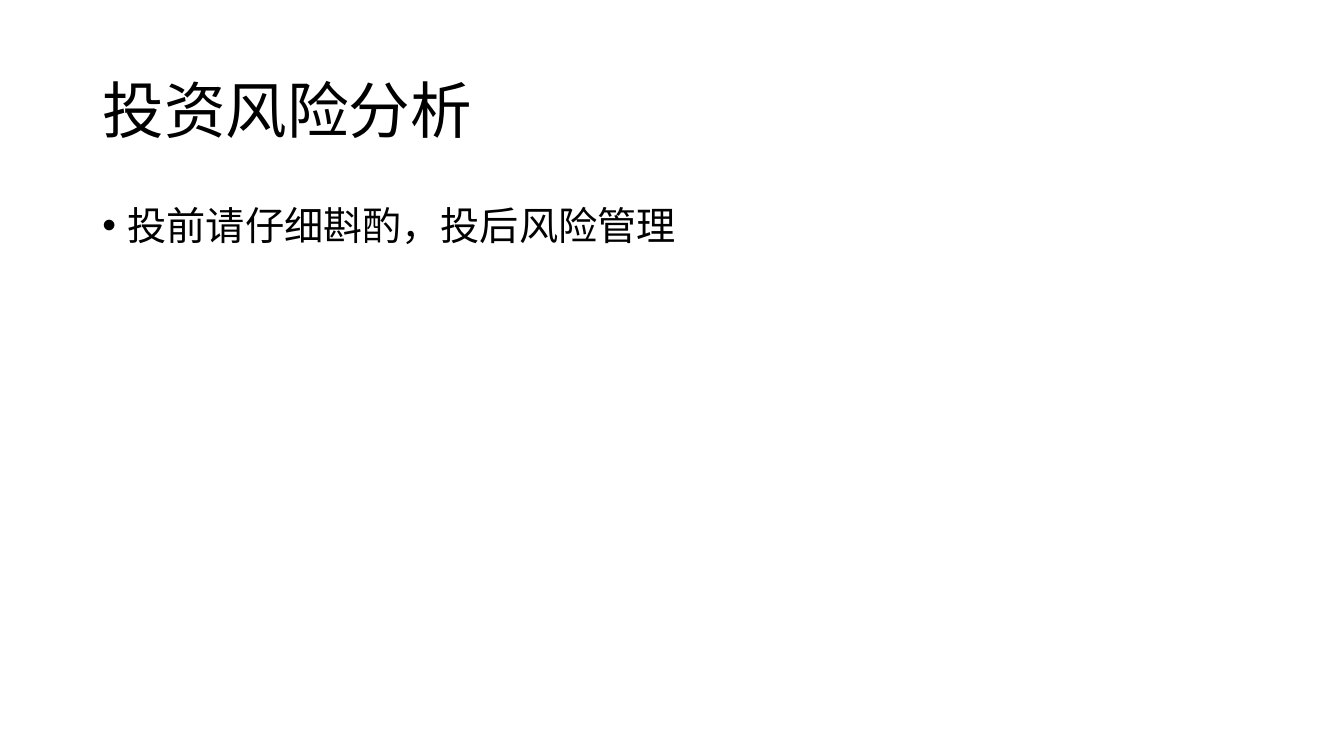
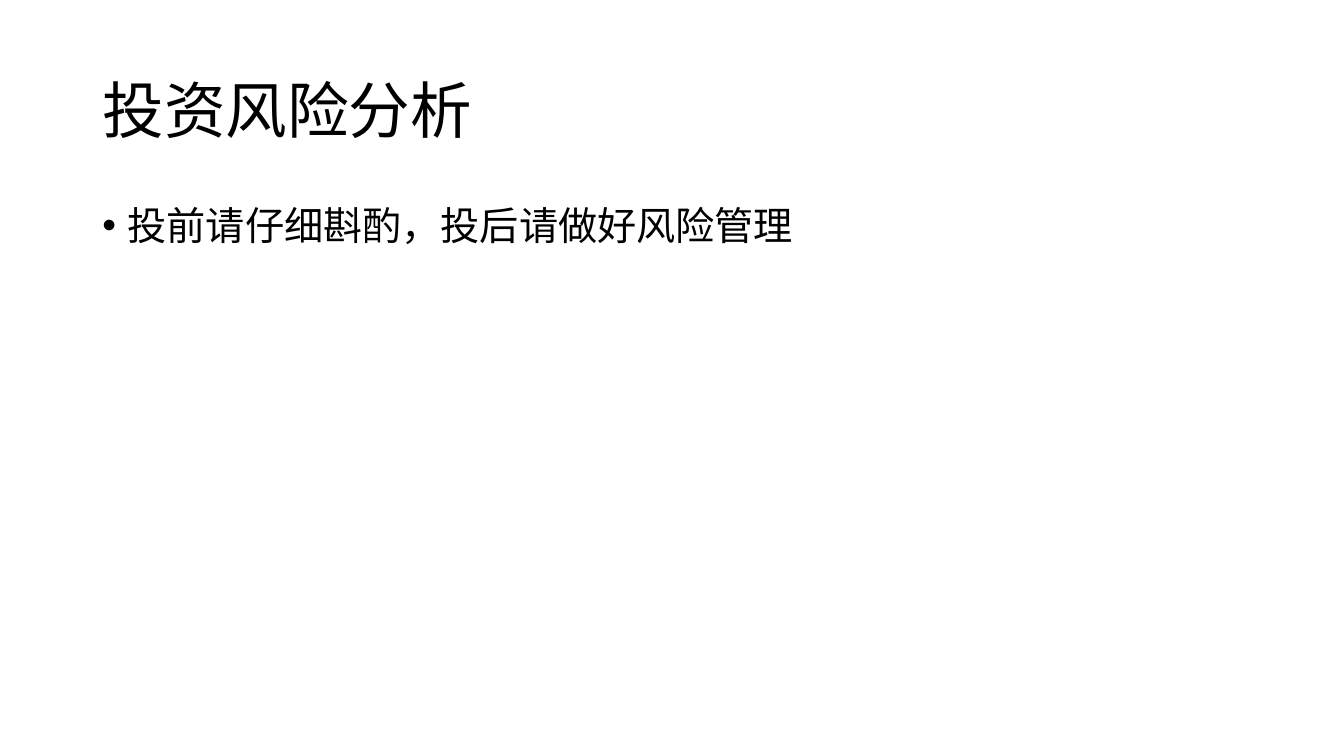
Before and after one commit to twigzxd/ZXXXZ, a slide deck: slide 30 of 智能快递柜ppt.pptx (slide 23 before the commit). Drawn at 1344x756 pixels with LibreOffice and Linux fonts; fonts in the diff are those of the drawing. Boxes give left, top, right and bottom in pixels: in the first picture for what was removed or moved away, otherwise in the second. Text is boxed around its words. In the diff, an @@ line names an element or a change of style, - is before the commit and + after.

```diff
--- a/智能快递柜ppt.pptx
+++ b/智能快递柜ppt.pptx
@@ text at (128,207,793,244): text changed @@
-• 投前请仔细斟酌，投后风险管理
+• 投前请仔细斟酌，投后请做好风险管理
```
Also in this commit, not shown: 7 other slides changed, 7 slides added, 1 other file.
